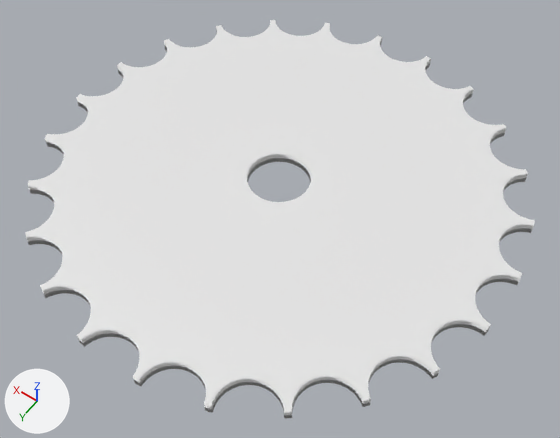
Before and after pictures for a commit that changed the OBJ model Assets/Models/blend/Saw-blade.obj.
Before and after are seen from a camera (50 mm lens) standing at (-23.2, 32.36, 46.12) and looking at (-1.41, 1.85, -1.82). The lights are fixed; the arrows at lower left show +X, +Y and +Z. Where no turn or scale is listed for an object, it has been applied to the vertices.

Objects in the first picture: 'Zaag_blade'.
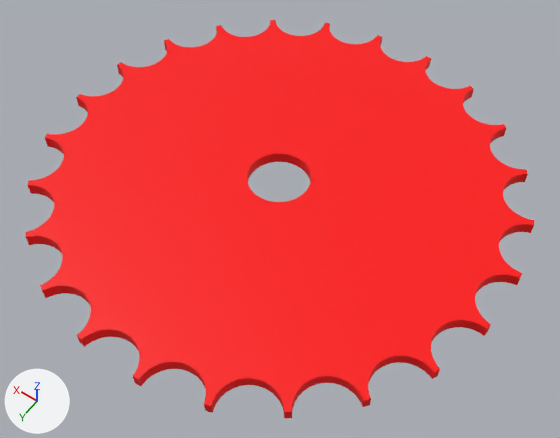
Diff of the bpy script that builds the scene:
```diff
--- a/Assets/Models/blend/Saw-blade.obj.py
+++ b/Assets/Models/blend/Saw-blade.obj.py
@@ mat_tt_color_00 @@
+mat_tt_color_00 = principled_material('TT_color_00')
+mat_tt_color_00.base_color = (1.0, 0.0, 0.0)  # red #ff0000
+mat_tt_color_00.roughness = 0.4
@@ me_zaag_blade @@
 # used by ob_zaag_blade; location = (0.0, 0.0, 0.0)
-me_zaag_blade.from_pydata(...)  # 896 vertices, 452 faces; spans x -19.3..19.3, y -19.3..19.3, z -0.5..0.5
+me_zaag_blade.from_pydata(...)  # 894 vertices, 451 faces; spans x -19.3..19.3, y -19.3..19.3, z -0.5..0.5
+# me_zaag_blade part 1
+# 2 vertices are removed from x -18.0, y -7.5, z -0.5..0.5
+# 4 faces are deleted
+# 3 new faces join them
+# me_zaag_blade part 2: 448 faces spanning x -19.3..19.3, y -19.3..19.3, z -0.5..0.5 switch from mat_tt_color_00_001 (white #e7e7e7) to mat_tt_color_00 (red #ff0000)
+# me_zaag_blade part 3: the surface is now shaded flat
```

What differs and where, as boxes [x1, y1, x2, y2] in the pictures (560 x 438 px; the box of a moved part takes in the faces that stretch with it):
part 1 of me_zaag_blade, moved or reshaped: before [303, 82, 535, 240]; after [303, 82, 534, 240]
part 2 of me_zaag_blade, recoloured (white to red): [25, 20, 534, 418] in both
